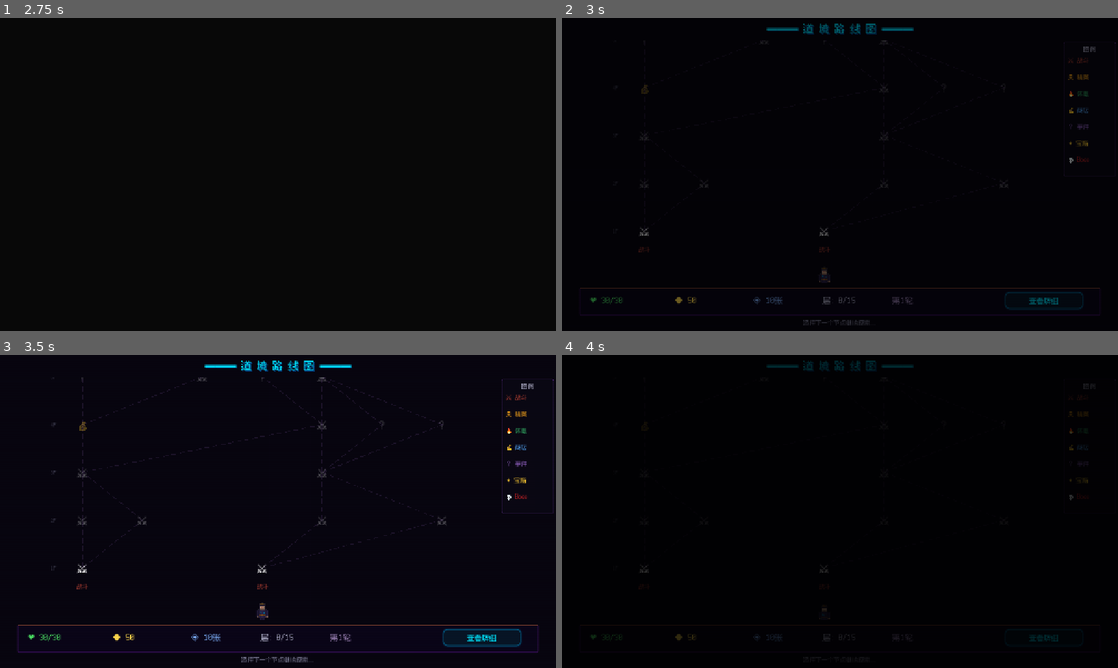
Above: before the commit, frames 1-4 (two rows, left to right).
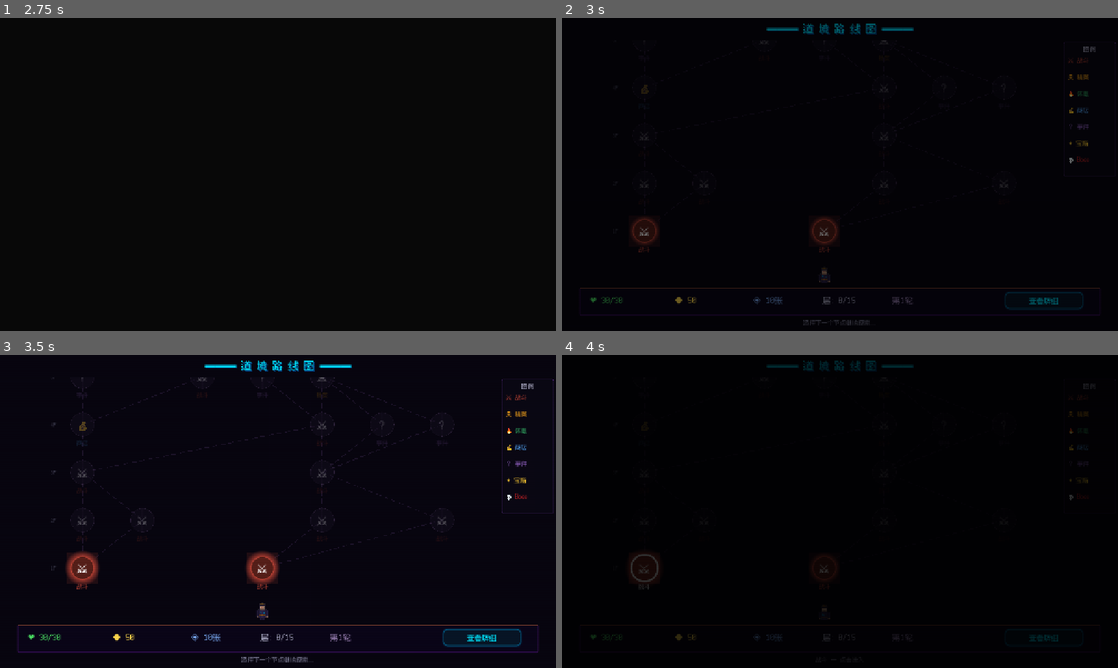
Above: after the commit, the same moments.

Repository: 9G420/CyberTao8
Game: Godot game, scene res://Scenes/Title.tscn
Two runs of this game, one before a commit and one after it. Both use one fixed random seed, a clock stepped at 60 frames per second and the inputs below. Sound files missing from this copy of the repository are replaced by a short silence.
Inputs (mouse positions are in pixels of both pictures, inside the frame that each line leads up to):
- Up to frame 1 (2.75 s): click "新 游 戏" at 0.5 s; tap Enter (ui_accept) at 1.25, 1.52 s; move the mouse to (400, 158) at 1.27 s; click (400, 158) at 1.42 s; drag from (166, 190) to (250, 237) at 2.02 s
- Up to frame 2 (3 s): move the mouse to (895, 105) at 2.77 s; click (895, 105) at 2.92 s
- Up to frame 3 (3.5 s): no input
- Up to frame 4 (4 s): click (645, 567) at 3.52 s

Frame 1 is identical in both runs. In frame 2, 0.7% of the frame differs, in the area x 12-50%, y 63-73%; in frame 3, 1.3%, in the area x 11-82%, y 7-74%; in frame 4, 0.2%.

Commit message:
Fix map node visibility and hover interaction feedback
- Remove btn.flat=true so StyleBoxFlat backgrounds actually render
- Add outer glow ring for reachable/current nodes
- Add strong hover style: brighter bg, white border, large shadow
- Add pressed style for click feedback
- Add mouse_entered/exited: scale-up effect, icon enlargement,
  type label highlight, glow ring pulse, info text update
- Show type labels on ALL nodes (dimmed for unreachable)
- Add StyleBoxEmpty focus override to remove default focus outline
- Increase shadow/border alpha for better contrast against dark bg

Diff:
--- a/Scripts/UI/Map.gd
+++ b/Scripts/UI/Map.gd
@@ -283,15 +283,26 @@
 	var base_color: Color = TYPE_COLORS.get(ntype, Color(0.5, 0.5, 0.5))
 	var icon_text: String = TYPE_ICONS.get(ntype, "?")
 
-	# 节点按钮
+	# ── 外圈光晕 (reachable/current 才显示) ──
+	var outer_glow: ColorRect = null
+	if is_reachable or is_current:
+		outer_glow = ColorRect.new()
+		var glow_r: int = NODE_RADIUS + 8
+		outer_glow.position = Vector2(pos.x - glow_r, pos.y - glow_r)
+		outer_glow.size = Vector2(glow_r * 2, glow_r * 2)
+		var glow_col: Color = base_color if is_reachable else Color(1, 0.85, 0.3)
+		outer_glow.color = Color(glow_col.r, glow_col.g, glow_col.b, 0.15)
+		outer_glow.mouse_filter = Control.MOUSE_FILTER_IGNORE
+		map_canvas.add_child(outer_glow)
+
+	# ── 节点按钮 (flat=false, 让 StyleBoxFlat 实际渲染) ──
 	var btn := Button.new()
 	btn.position = Vector2(pos.x - NODE_RADIUS, pos.y - NODE_RADIUS)
 	btn.size = Vector2(NODE_RADIUS * 2, NODE_RADIUS * 2)
 	btn.text = ""
-	btn.flat = true
 	btn.mouse_filter = Control.MOUSE_FILTER_STOP
 
-	# 节点背景 (圆形样式)
+	# ── 节点背景 (圆形样式) ──
 	var sb := StyleBoxFlat.new()
 	sb.set_corner_radius_all(NODE_RADIUS)
 	sb.content_margin_left = 0
@@ -300,47 +311,64 @@
 	sb.content_margin_bottom = 0
 
 	if is_completed:
-		sb.bg_color = Color(base_color.r * 0.3, base_color.g * 0.3, base_color.b * 0.3, 0.5)
-		sb.border_color = Color(0.3, 0.3, 0.35, 0.4)
+		sb.bg_color = Color(base_color.r * 0.25, base_color.g * 0.25, base_color.b * 0.25, 0.6)
+		sb.border_color = Color(0.3, 0.3, 0.35, 0.5)
 		sb.set_border_width_all(2)
 		btn.disabled = true
 	elif is_current:
-		sb.bg_color = Color(base_color.r * 0.6, base_color.g * 0.6, base_color.b * 0.6, 0.9)
-		sb.border_color = Color(1, 0.9, 0.4, 0.9)
-		sb.set_border_width_all(3)
-		sb.shadow_color = Color(1, 0.8, 0.3, 0.4)
-		sb.shadow_size = 6
+		sb.bg_color = Color(base_color.r * 0.55, base_color.g * 0.55, base_color.b * 0.55, 0.95)
+		sb.border_color = Color(1, 0.9, 0.3, 1.0)
+		sb.set_border_width_all(4)
+		sb.shadow_color = Color(1, 0.8, 0.2, 0.5)
+		sb.shadow_size = 10
 		btn.disabled = true
 	elif is_reachable:
-		sb.bg_color = Color(base_color.r * 0.5, base_color.g * 0.5, base_color.b * 0.5, 0.85)
-		sb.border_color = Color(base_color.r, base_color.g, base_color.b, 0.85)
+		sb.bg_color = Color(base_color.r * 0.45, base_color.g * 0.45, base_color.b * 0.45, 0.9)
+		sb.border_color = Color(base_color.r, base_color.g, base_color.b, 0.95)
 		sb.set_border_width_all(3)
-		sb.shadow_color = Color(base_color.r, base_color.g, base_color.b, 0.3)
-		sb.shadow_size = 4
+		sb.shadow_color = Color(base_color.r, base_color.g, base_color.b, 0.4)
+		sb.shadow_size = 6
 	else:
-		sb.bg_color = Color(0.08, 0.06, 0.12, 0.5)
-		sb.border_color = Color(0.2, 0.15, 0.25, 0.3)
+		sb.bg_color = Color(0.07, 0.05, 0.11, 0.55)
+		sb.border_color = Color(0.2, 0.15, 0.25, 0.35)
 		sb.set_border_width_all(1)
 		btn.disabled = true
 
+	# ── 所有状态的 stylebox ──
 	btn.add_theme_stylebox_override("normal", sb)
-	btn.add_theme_stylebox_override("hover", sb)
 	btn.add_theme_stylebox_override("disabled", sb)
-	btn.add_theme_stylebox_override("pressed", sb)
-
+
+	# ── pressed 样式 (reachable 才有意义) ──
+	var pressed_sb := sb.duplicate() as StyleBoxFlat
+	if is_reachable:
+		pressed_sb.bg_color = Color(base_color.r * 0.7, base_color.g * 0.7, base_color.b * 0.7, 1.0)
+		pressed_sb.border_color = Color(1, 1, 1, 1.0)
+		pressed_sb.shadow_size = 12
+		pressed_sb.shadow_color = Color(base_color.r, base_color.g, base_color.b, 0.6)
+	btn.add_theme_stylebox_override("pressed", pressed_sb)
+
+	# ── hover 样式 — 强烈高亮反馈 ──
 	if is_reachable:
 		var hover_sb := sb.duplicate() as StyleBoxFlat
-		hover_sb.border_color = Color(1, 1, 1, 0.9)
-		hover_sb.shadow_size = 8
-		hover_sb.shadow_color = Color(base_color.r, base_color.g, base_color.b, 0.5)
+		hover_sb.bg_color = Color(base_color.r * 0.65, base_color.g * 0.65, base_color.b * 0.65, 1.0)
+		hover_sb.border_color = Color(1, 1, 1, 0.95)
+		hover_sb.set_border_width_all(4)
+		hover_sb.shadow_size = 14
+		hover_sb.shadow_color = Color(base_color.r, base_color.g, base_color.b, 0.6)
 		btn.add_theme_stylebox_override("hover", hover_sb)
+	else:
+		btn.add_theme_stylebox_override("hover", sb)
+
+	# ── Focus 样式 (去掉默认虚线框) ──
+	var focus_sb := StyleBoxEmpty.new()
+	btn.add_theme_stylebox_override("focus", focus_sb)
 
 	var f_idx := floor_idx
 	var n_idx := node_idx
 	btn.pressed.connect(_on_map_node_pressed.bind(f_idx, n_idx))
 	map_canvas.add_child(btn)
 
-	# 图标文字 (在按钮上方叠加)
+	# ── 图标文字 (在按钮上方叠加) ──
 	var icon_lbl := Label.new()
 	icon_lbl.text = icon_text
 	icon_lbl.position = Vector2(pos.x - NODE_RADIUS, pos.y - NODE_RADIUS)
@@ -348,37 +376,86 @@
 	icon_lbl.horizontal_alignment = HORIZONTAL_ALIGNMENT_CENTER
 	icon_lbl.vertical_alignment = VERTICAL_ALIGNMENT_CENTER
 	icon_lbl.add_theme_font_size_override("font_size", 24)
-	var icon_alpha: float = 0.3 if (not is_reachable and not is_current and not is_completed) else 0.9
+	var icon_alpha: float = 0.3 if (not is_reachable and not is_current and not is_completed) else 1.0
 	if is_completed:
-		icon_alpha = 0.4
+		icon_alpha = 0.45
 	icon_lbl.add_theme_color_override("font_color", Color(1, 1, 1, icon_alpha))
 	icon_lbl.mouse_filter = Control.MOUSE_FILTER_IGNORE
 	map_canvas.add_child(icon_lbl)
 
-	# 节点类型标签 (在节点下方)
+	# ── 节点类型标签 (在节点下方) ──
+	var type_lbl := Label.new()
+	type_lbl.text = TYPE_NAMES.get(ntype, "")
+	type_lbl.position = Vector2(pos.x - 40, pos.y + NODE_RADIUS + 4)
+	type_lbl.size = Vector2(80, 20)
+	type_lbl.horizontal_alignment = HORIZONTAL_ALIGNMENT_CENTER
+	type_lbl.add_theme_font_size_override("font_size", 13)
+	type_lbl.mouse_filter = Control.MOUSE_FILTER_IGNORE
 	if is_reachable or is_current:
-		var type_lbl := Label.new()
-		type_lbl.text = TYPE_NAMES.get(ntype, "")
-		type_lbl.position = Vector2(pos.x - 40, pos.y + NODE_RADIUS + 4)
-		type_lbl.size = Vector2(80, 20)
-		type_lbl.horizontal_alignment = HORIZONTAL_ALIGNMENT_CENTER
-		type_lbl.add_theme_font_size_override("font_size", 13)
-		type_lbl.add_theme_color_override("font_color", Color(base_color.r, base_color.g, base_color.b, 0.8))
-		type_lbl.mouse_filter = Control.MOUSE_FILTER_IGNORE
-		map_canvas.add_child(type_lbl)
-
-	# 呼吸动画 (可达节点)
+		type_lbl.add_theme_color_override("font_color", Color(base_color.r, base_color.g, base_color.b, 0.9))
+	else:
+		type_lbl.add_theme_color_override("font_color", Color(base_color.r * 0.5, base_color.g * 0.5, base_color.b * 0.5, 0.4))
+	map_canvas.add_child(type_lbl)
+
+	# ── Hover 交互反馈: 放大 + 图标亮度 + 外圈光晕增强 + 信息提示 ──
+	if is_reachable:
+		var orig_btn_pos := btn.position
+		var orig_btn_size := btn.size
+		var orig_icon_pos := icon_lbl.position
+		var orig_icon_size := icon_lbl.size
+		var orig_type_color := Color(base_color.r, base_color.g, base_color.b, 0.9)
+		btn.mouse_entered.connect(func():
+			if not is_instance_valid(btn):
+				return
+			# 放大按钮 (scale effect via position/size)
+			btn.position = orig_btn_pos - Vector2(4, 4)
+			btn.size = orig_btn_size + Vector2(8, 8)
+			# 放大图标
+			icon_lbl.position = orig_icon_pos - Vector2(4, 4)
+			icon_lbl.size = orig_icon_size + Vector2(8, 8)
+			icon_lbl.add_theme_font_size_override("font_size", 28)
+			# 类型标签高亮
+			type_lbl.add_theme_color_override("font_color", Color(1, 1, 1, 1.0))
+			type_lbl.add_theme_font_size_override("font_size", 14)
+			# 外圈光晕增强
+			if outer_glow and is_instance_valid(outer_glow):
+				outer_glow.color.a = 0.35
+			# 更新信息文字
+			if info_label and is_instance_valid(info_label):
+				info_label.text = TYPE_NAMES.get(ntype, "") + " — 点击进入"
+		)
+		btn.mouse_exited.connect(func():
+			if not is_instance_valid(btn):
+				return
+			# 恢复原始大小
+			btn.position = orig_btn_pos
+			btn.size = orig_btn_size
+			icon_lbl.position = orig_icon_pos
+			icon_lbl.size = orig_icon_size
+			icon_lbl.add_theme_font_size_override("font_size", 24)
+			# 恢复类型标签
+			type_lbl.add_theme_color_override("font_color", orig_type_color)
+			type_lbl.add_theme_font_size_override("font_size", 13)
+			# 外圈光晕恢复
+			if outer_glow and is_instance_valid(outer_glow):
+				outer_glow.color.a = 0.15
+			# 恢复信息文字
+			if info_label and is_instance_valid(info_label):
+				info_label.text = "选择下一个节点继续探索..."
+		)
+
+	# ── 呼吸动画 (可达节点) ──
 	if is_reachable:
 		var glow_tween: Tween = btn.create_tween().set_loops()
 		glow_tween.tween_method(func(v: float):
 			if is_instance_valid(btn):
 				sb.shadow_size = int(6 + v * 8)
-				sb.shadow_color.a = 0.3 + v * 0.4
+				sb.shadow_color.a = 0.4 + v * 0.4
 		, 0.0, 1.0, 0.8)
 		glow_tween.tween_method(func(v: float):
 			if is_instance_valid(btn):
 				sb.shadow_size = int(6 + v * 8)
-				sb.shadow_color.a = 0.3 + v * 0.4
+				sb.shadow_color.a = 0.4 + v * 0.4
 		, 1.0, 0.0, 0.8)
 
 	node_buttons.append({"btn": btn, "floor": floor_idx, "node": node_idx, "pos": pos})
